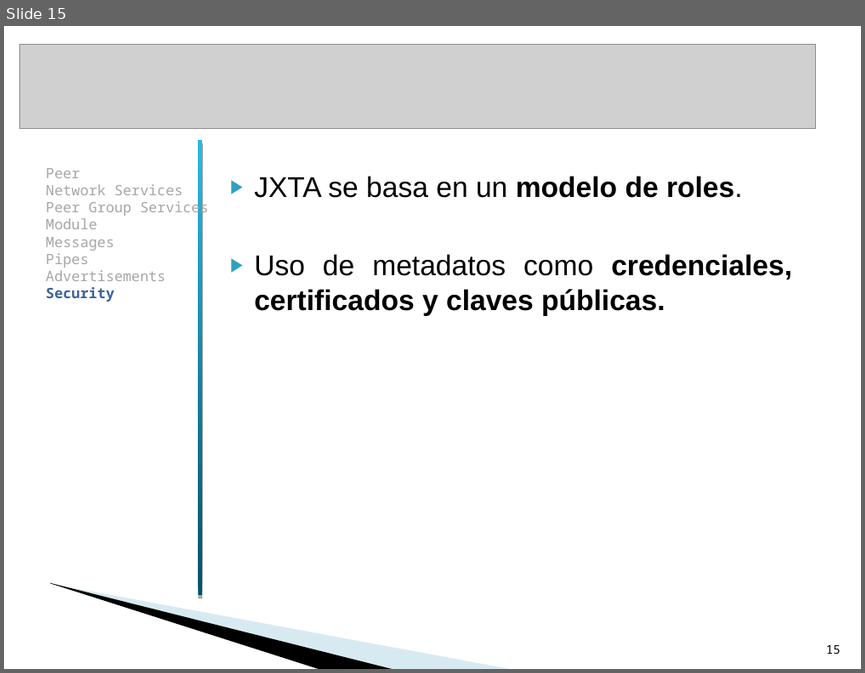
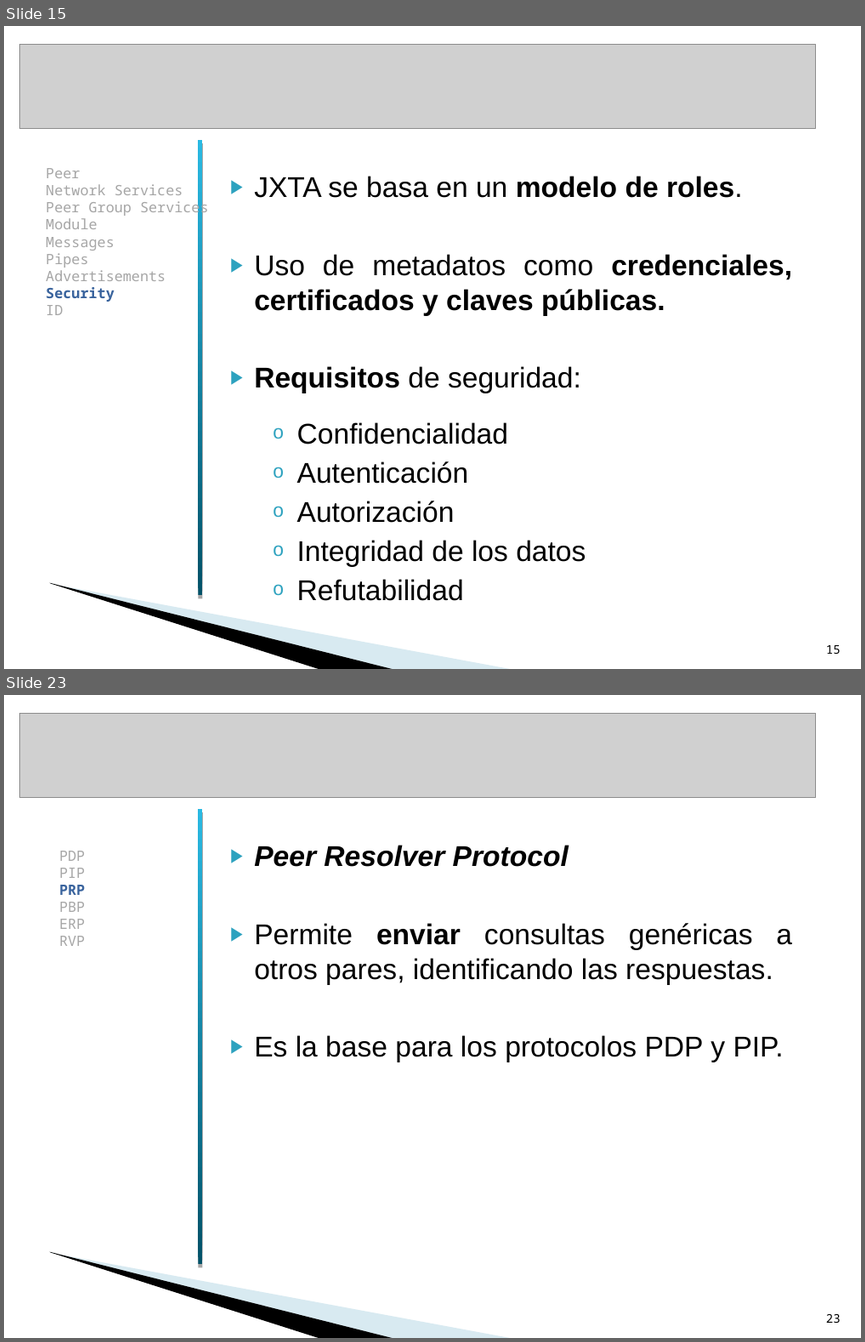
Before and after one commit to txedo/isi-practicas-5, a slide deck: sistemas-colaboracion/p2p-jxta/presentacion/PresentaciónColaboracion.ppt. Shown one above the other, each under a label of ours: slide 15 before the commit, slides 15 and 23 after it; the slides between them are not shown. The pictures are 865x673 and 865x1342 pixels, drawn with LibreOffice and Linux fonts; fonts in the diff are those of the drawing; grey boxes stand for pictures; background and template pictures are left out. Boxes give left, top, right and bottom in pixels: in the first picture for what was removed or moved away, otherwise in the second. Text is boxed around its words. In the diff, an @@ line names an element or a change of style, - is before the commit and + after.

```diff
--- a/sistemas-colaboracion/p2p-jxta/presentacion/PresentaciónColaboracion.ppt
+++ b/sistemas-colaboracion/p2p-jxta/presentacion/PresentaciónColaboracion.ppt
@@ slide 23 added at <box>4,695,861,1338</box>, background #FFFFFF; not listed: 2 template elements that a slide beside it also shows @@
@@ picture added at <box>19,713,816,797</box> @@
@@ rectangle added at <box>199,809,203,1264</box>, fill gradient #005269 to #2ABAE3 @@
@@ text added at <box>254,845,792,1062</box>, 24 pt, text #000000 @@
+▶ Peer Resolver Protocol
+▶ Permite enviar consultas genéricas a otros pares, identificando las respuestas.
+▶ Es la base para los protocolos PDP y PIP.
@@ text added at <box>59,851,85,946</box>, 12 pt, text #A6A6A6 @@
+PDP
+PIP
+PRP
+PBP
+ERP
+RVP
@@ page number added at <box>826,1314,840,1322</box>, 10 pt, text #000000 @@
+23
@@ slide 15 changed as well @@
@@ text at <box>46,305,63,315</box>: paragraph added @@
+ID
@@ text at <box>254,366,585,601</box>: paragraphs added @@
+▶ Requisitos de seguridad:
+  o Confidencialidad
+  o Autenticación
+  o Autorización
+  o Integridad de los datos
+  o Refutabilidad
```
Also in this commit, not shown: 10 other slides changed, 14 other slides added.
